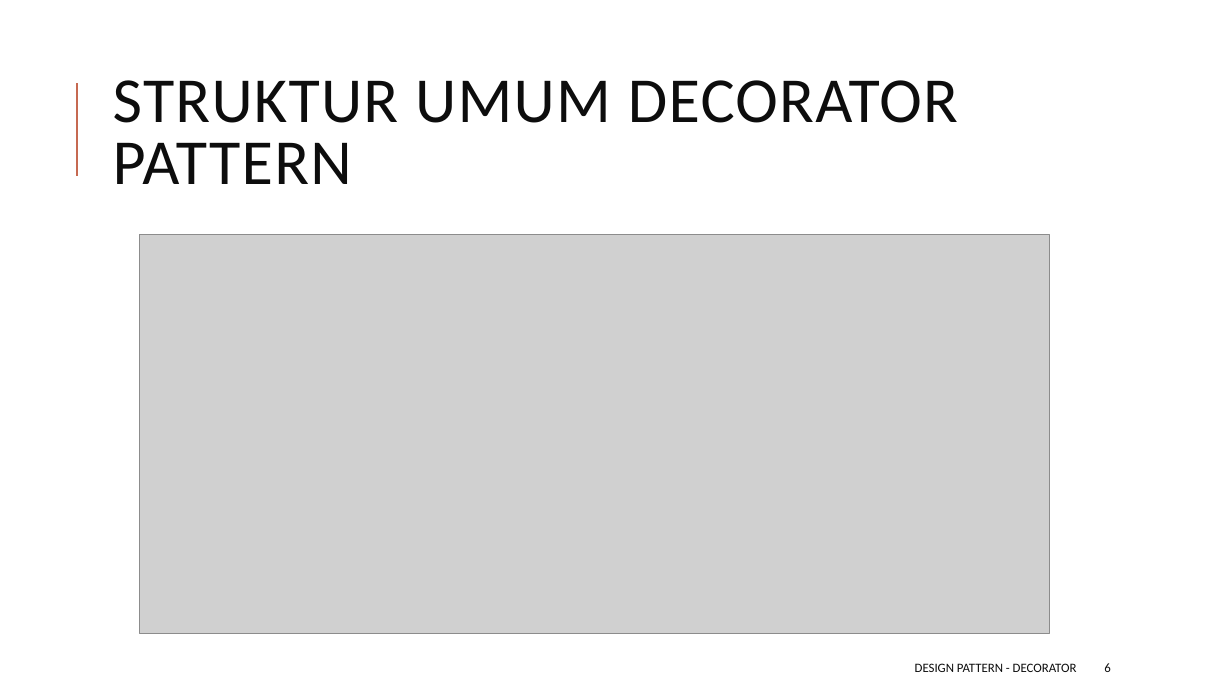
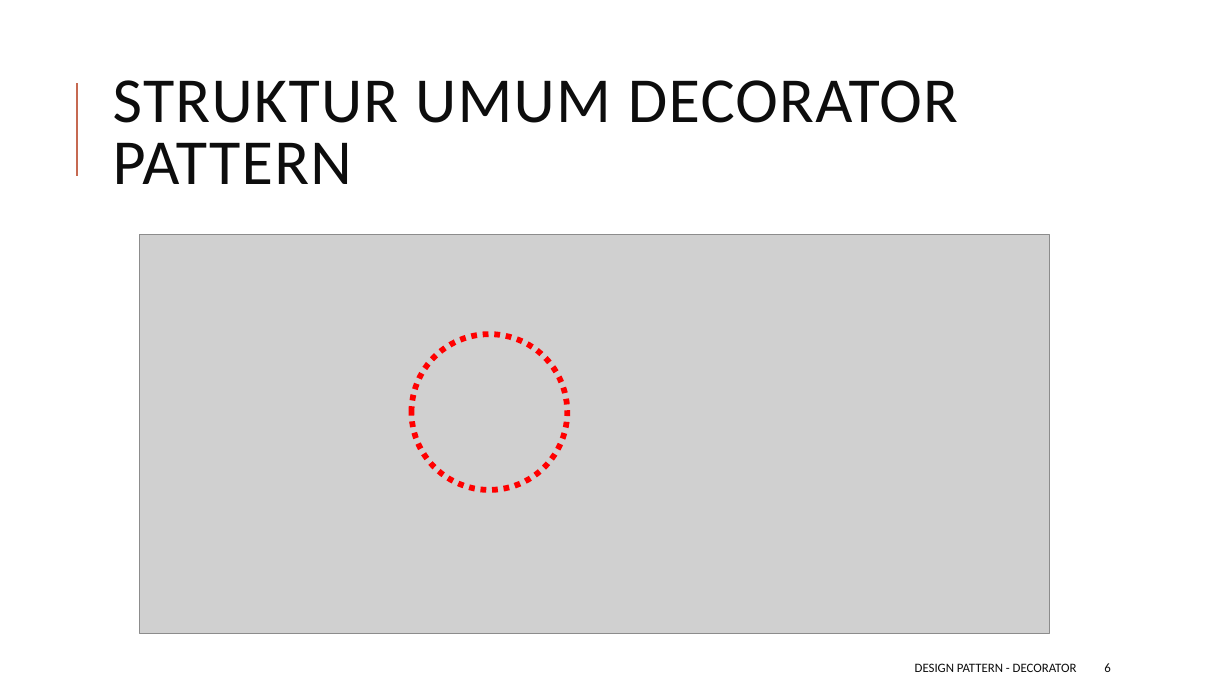
Before and after one commit to ksatria/MK-Design-Pattern, a slide deck: slide 6 of PPT/Design Pattern 4 - Decorator Pattern.pptx. Drawn at 1232x693 pixels with LibreOffice and Linux fonts; fonts in the diff are those of the drawing; grey boxes stand for pictures. Boxes give left, top, right and bottom in pixels: in the first picture for what was removed or moved away, otherwise in the second. Text is boxed around its words. In the diff, an @@ line names an element or a change of style, - is before the commit and + after.

Commit message:
Update PPT 4
Menambahkan penanda ciri khusus decorator pattern

```diff
--- a/PPT/Design Pattern 4 - Decorator Pattern.pptx
+++ b/PPT/Design Pattern 4 - Decorator Pattern.pptx
@@ ellipse added at (411, 335, 567, 491), outline #FF0000 4.5 pt dashed @@
```
Also in this commit, not shown: 1 other slide changed.
